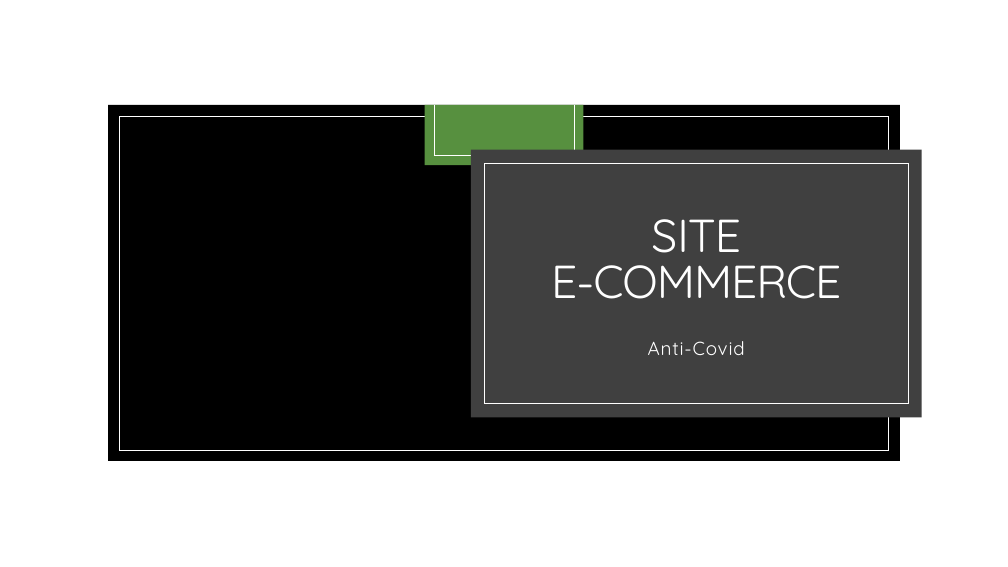
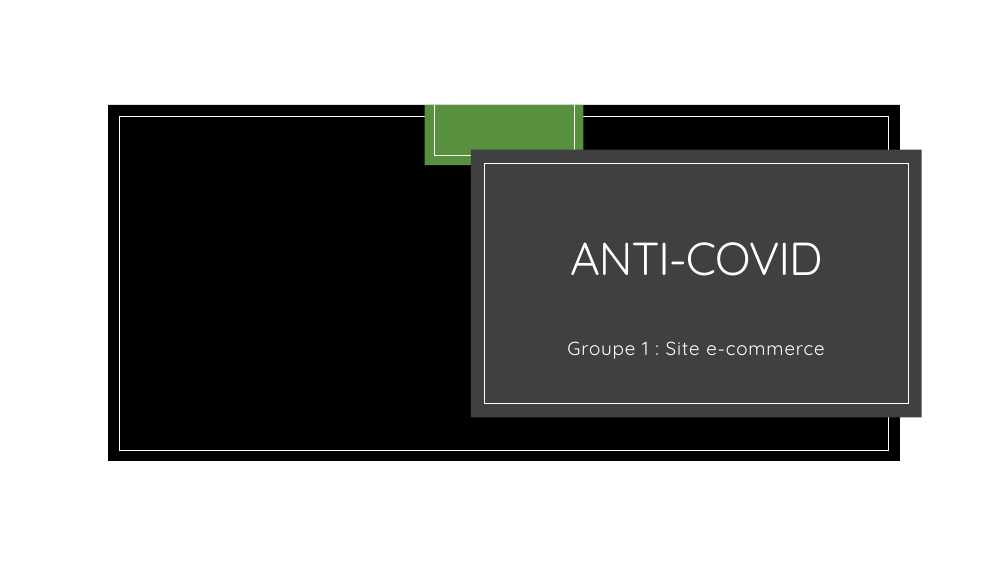
Before and after one commit to JeanTalgornThomas/symfony-cours, a slide deck: slide 1 of présentation.pptx. Drawn at 1008x567 pixels with LibreOffice and Linux fonts; fonts in the diff are those of the drawing; background and template pictures are left out. Boxes give left, top, right and bottom in pixels: in the first picture for what was removed or moved away, otherwise in the second. Text is boxed around its words. In the diff, an @@ line names an element or a change of style, - is before the commit and + after.

```diff
--- a/présentation.pptx
+++ b/présentation.pptx
@@ title at <box>570,242,822,276</box>: text changed @@
-SITE
-E-COMMERCE
+ANTI-COVID
@@ subtitle at <box>567,341,824,359</box>: text changed @@
-Anti-Covid
+Groupe 1 : Site e-commerce
```
Also in this commit, not shown: 10 other slides changed, 4 slides added, 2 slides removed, 3 other files.
